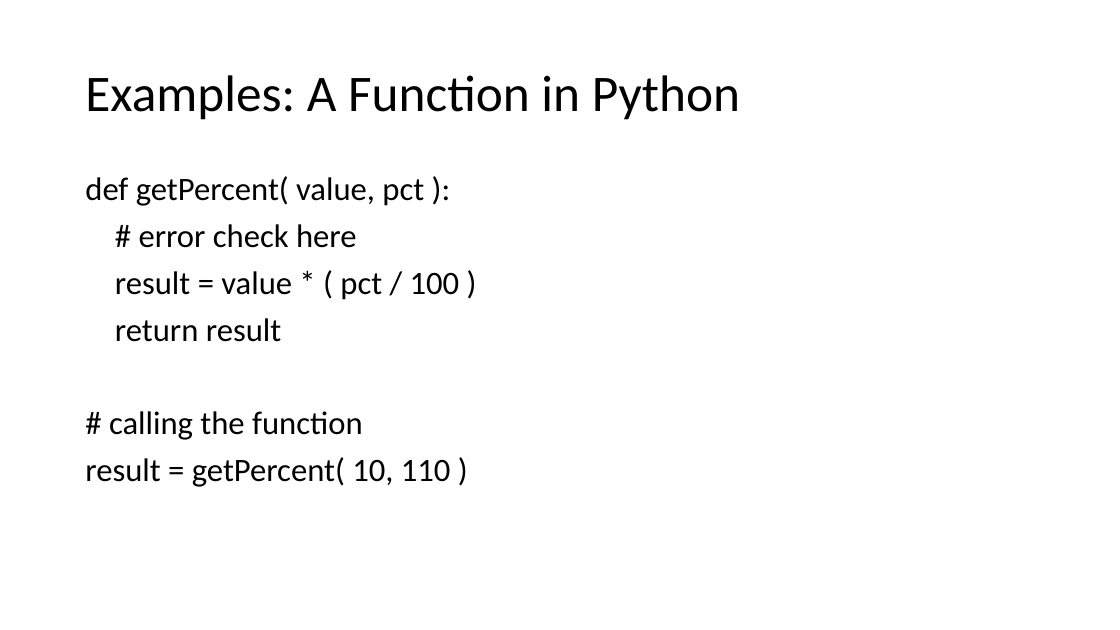
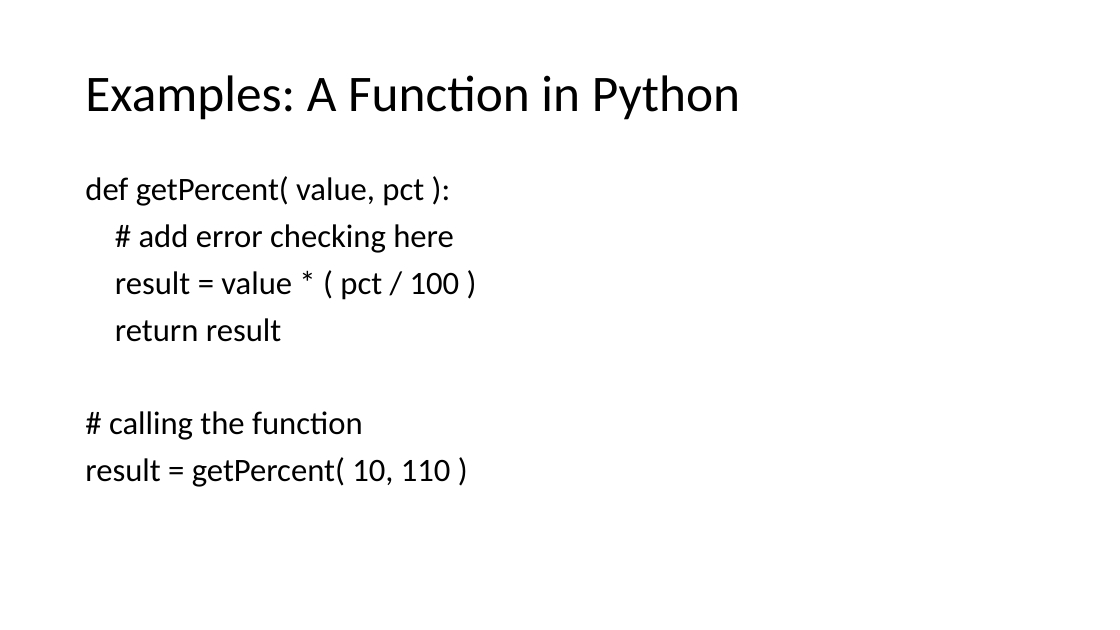
Before and after one commit to NCEAS/oss-2014, a slide deck: slide 9 of day-09/IntroductionToSoftwareClass.pptx. Drawn at 1120x630 pixels with LibreOffice and Linux fonts; fonts in the diff are those of the drawing. Boxes give left, top, right and bottom in pixels: in the first picture for what was removed or moved away, otherwise in the second. Text is boxed around its words. In the diff, an @@ line names an element or a change of style, - is before the commit and + after.

```diff
--- a/day-09/IntroductionToSoftwareClass.pptx
+++ b/day-09/IntroductionToSoftwareClass.pptx
@@ text at (139,224,454,253): text changed @@
-# error check here
+# add error checking here
```
Also in this commit, not shown: 2 other slides changed, 1 other file.
